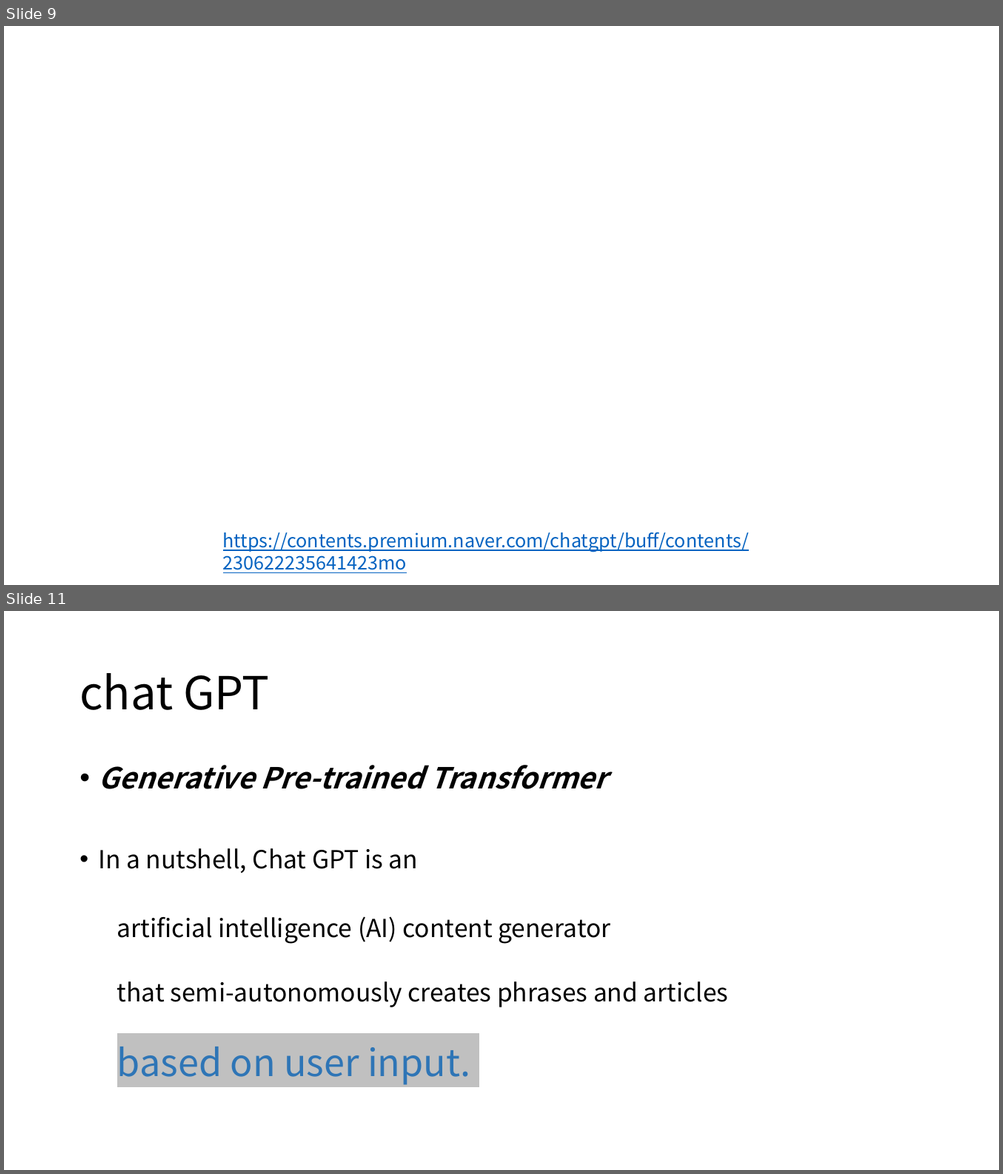
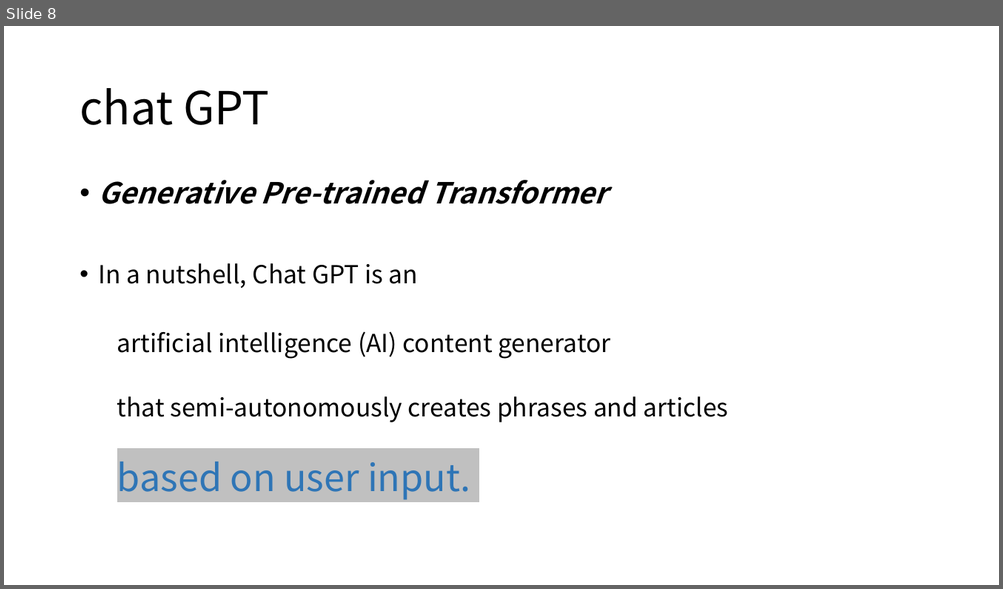
Before and after one commit to MigoJJ/AI_2023.07, a slide deck: AI_06_Conclusion.pptx. Shown one above the other, each under a label of ours: slides 9 and 11 before the commit, slide 8 after it; the slides between them are not shown. The pictures are 1003x1174 and 1003x589 pixels, drawn with LibreOffice and Linux fonts; fonts in the diff are those of the drawing; background and template pictures are left out. Boxes give left, top, right and bottom in pixels: in the first picture for what was removed or moved away, otherwise in the second. Text is boxed around its words. In the diff, an @@ line names an element or a change of style, - is before the commit and + after.

```diff
--- a/AI_06_Conclusion.pptx
+++ b/AI_06_Conclusion.pptx
@@ slide 9 removed at bbox=[4, 26, 999, 585], background picture (left out) @@
@@ text removed at bbox=[223, 532, 748, 574] @@
-https://contents.premium.naver.com/chatgpt/buff/contents/230622235641423mo
@@ what was slide 11 is now slide 8 @@
```
Also in this commit, not shown: 1 slide changed, 4 other slides removed, 7 other files.
